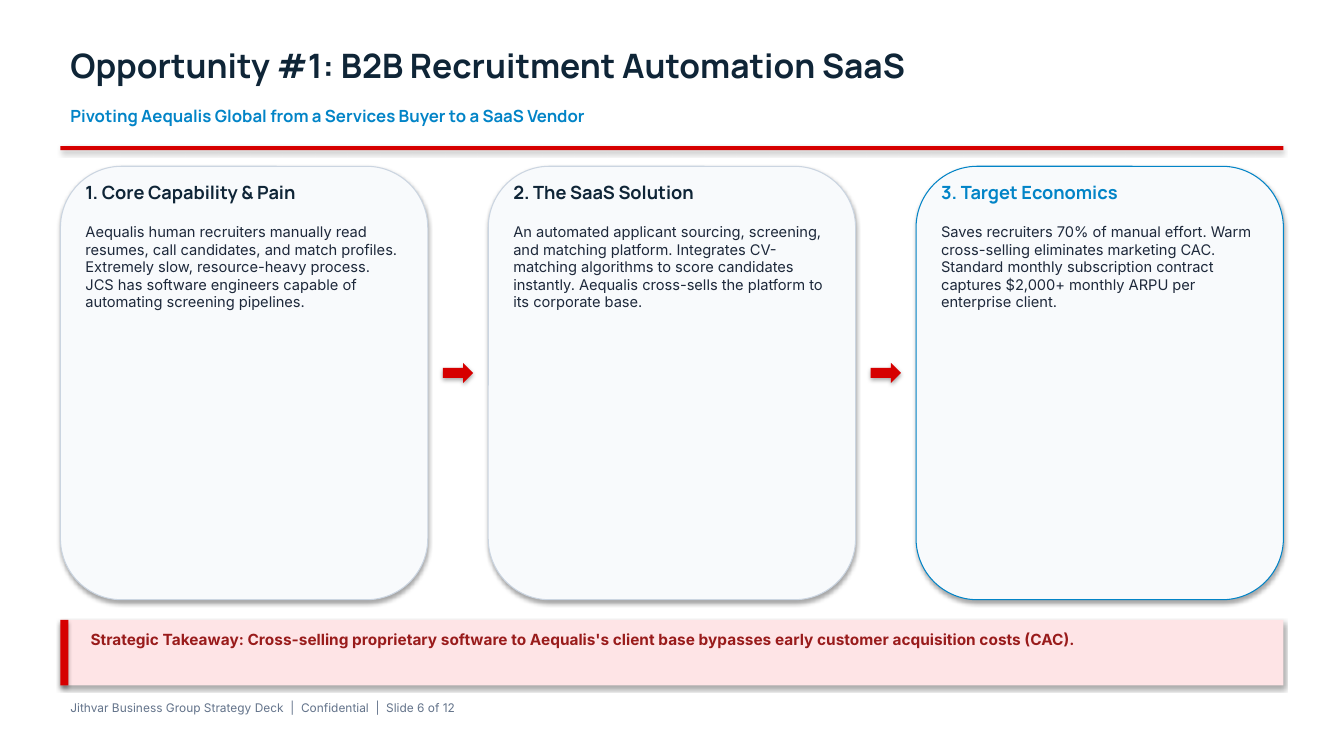
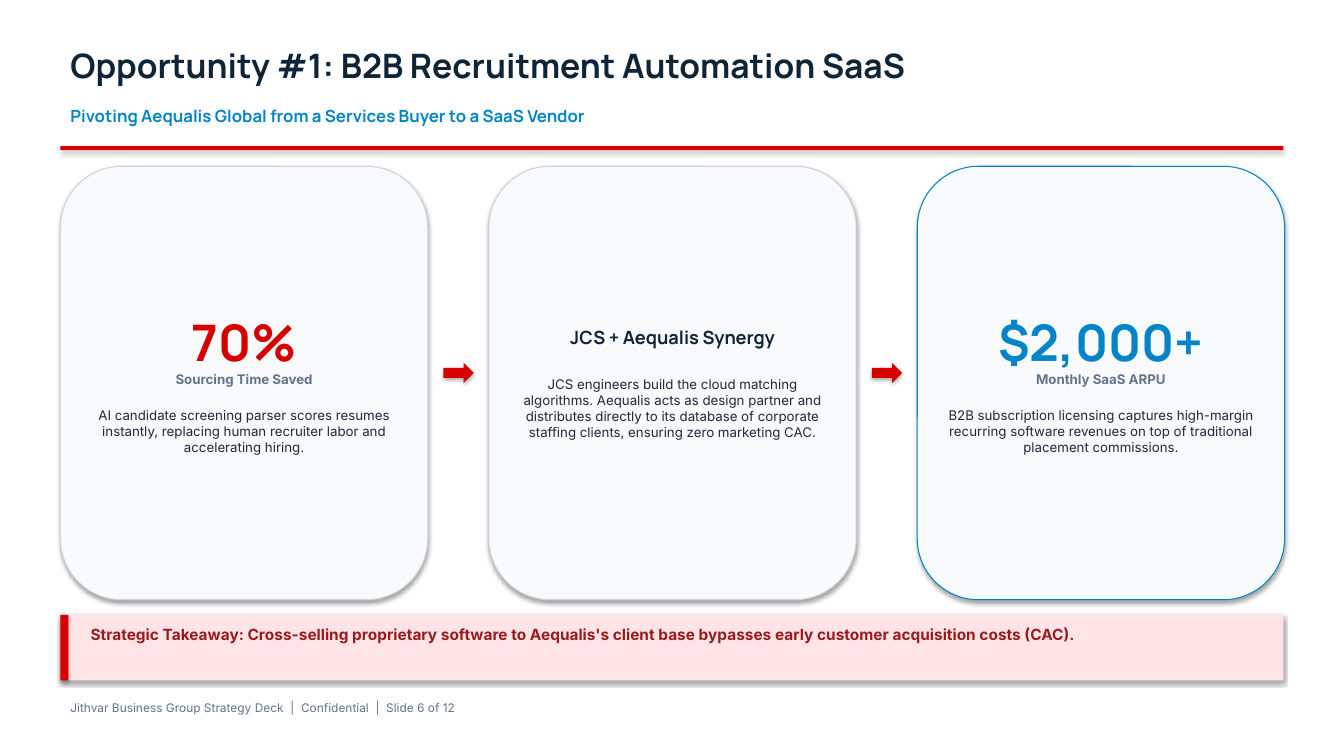
Before and after one commit to parikhniket655/JGB, a slide deck: slide 6 of documents/1_pitch_deck.pptx. Drawn at 1344x756 pixels with LibreOffice and Linux fonts; fonts in the diff are those of the drawing. Boxes give left, top, right and bottom in pixels: in the first picture for what was removed or moved away, otherwise in the second. Text is boxed around its words. In the diff, an @@ line names an element or a change of style, - is before the commit and + after.

```diff
--- a/documents/1_pitch_deck.pptx
+++ b/documents/1_pitch_deck.pptx
@@ text removed at <box>85,185,397,310</box> @@
-1. Core Capability & Pain
-Aequalis human recruiters manually read resumes, call candidates, and match profiles. Extremely slow, resource-heavy process. JCS has software engineers capable of automating screening pipelines.
@@ text removed at <box>513,185,822,310</box> @@
-2. The SaaS Solution
-An automated applicant sourcing, screening, and matching platform. Integrates CV-matching algorithms to score candidates instantly. Aequalis cross-sells the platform to its corporate base.
@@ text removed at <box>941,185,1251,310</box> @@
-3. Target Economics
-Saves recruiters 70% of manual effort. Warm cross-selling eliminates marketing CAC. Standard monthly subscription contract captures $2,000+ monthly ARPU per enterprise client.
@@ text in rounded rectangle at <box>98,324,390,455</box>: text added @@
+70%
+Sourcing Time Saved
+AI candidate screening parser scores resumes instantly, replacing human recruiter labor and accelerating hiring.
@@ text in rounded rectangle at <box>949,319,1253,455</box>: text added @@
+$2,000+
+Monthly SaaS ARPU
+B2B subscription licensing captures high-margin recurring software revenues on top of traditional placement commissions.
@@ text in rounded rectangle at <box>524,330,821,440</box>: text added @@
+JCS + Aequalis Synergy
+JCS engineers build the cloud matching algorithms. Aequalis acts as design partner and distributes directly to its database of corporate staffing clients, ensuring zero marketing CAC.
@@ 2 rectangles, 1 text: place and size @@
-2 rectangles, 1 text at <box>60,620,1284,686</box>
+2 rectangles, 1 text at <box>60,615,1284,681</box>
```
Also in this commit, not shown: 10 other slides changed, 1 other file.
